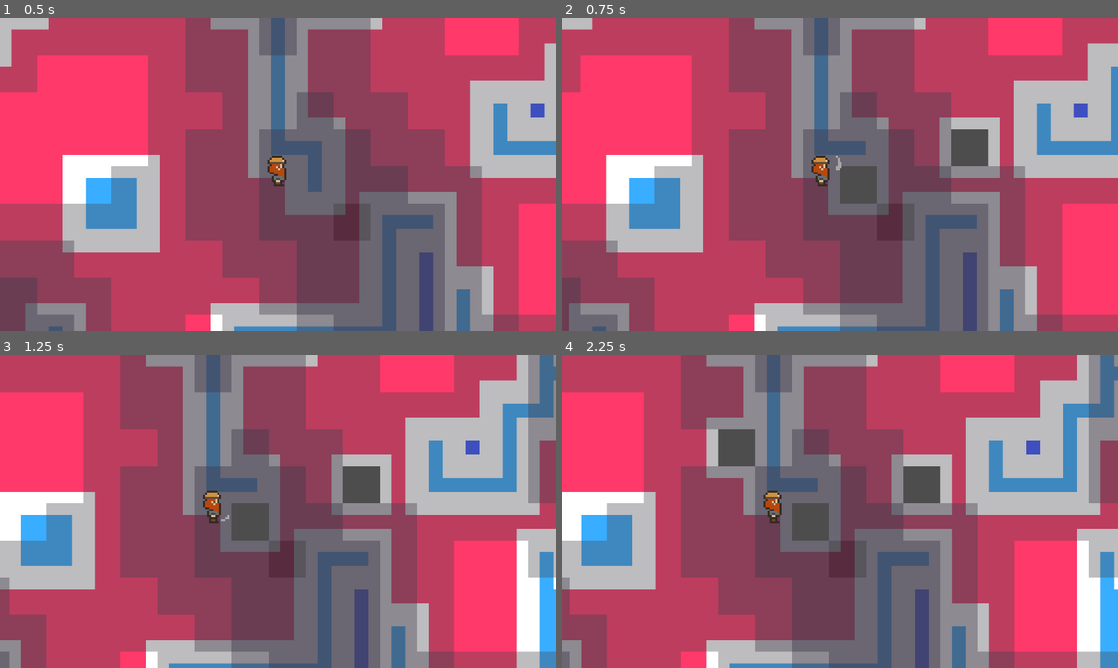
Above: before the commit, frames 1-4 (two rows, left to right).
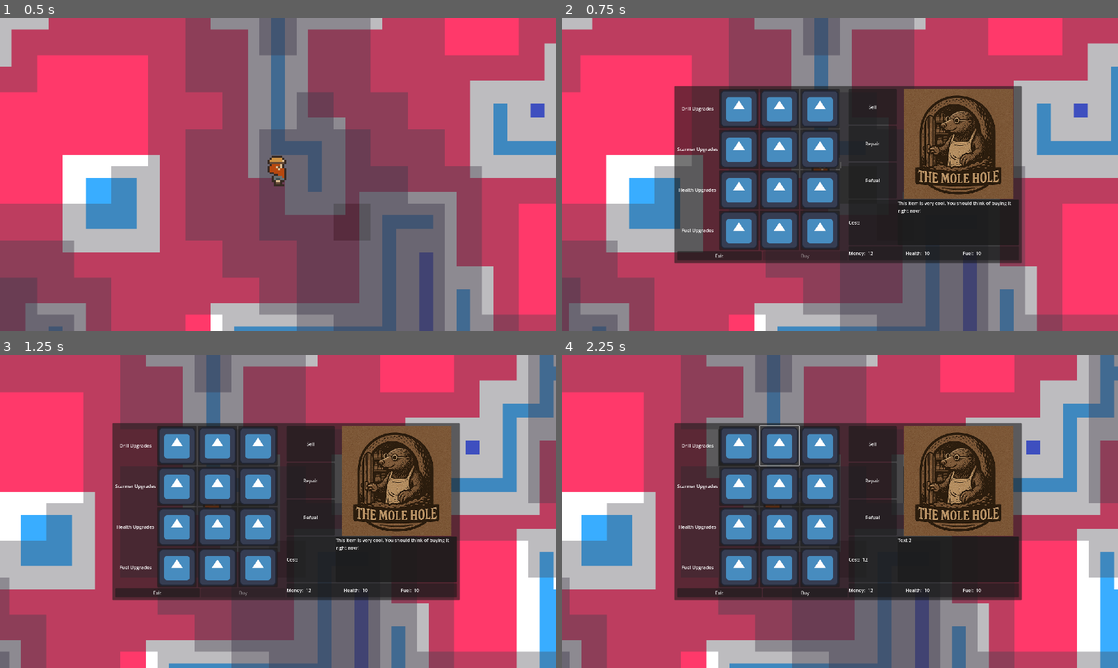
Above: after the commit, the same moments.

Repository: VileOar/ludum-dare-57
Game: Godot game, scene res://levels/main_level.tscn
Two runs of this game, one before a commit and one after it. Both use one fixed random seed, a clock stepped at 60 frames per second and the inputs below. The engine's default icon, where the game draws it, is replaced by a stand-in: a white triangle on a blue panel in a dark square.
Inputs (mouse positions are in pixels of both pictures, inside the frame that each line leads up to):
- Up to frame 1 (0.5 s): no input
- Up to frame 2 (0.75 s): move the mouse to (962, 158) at 0.52 s; hold D (MoveRight) from 0.53 s (still down); hold E (Interact, bound only after the commit) from 0.53 s (still down); click (962, 158) at 0.67 s
- Up to frame 3 (1.25 s): keep holding D (MoveRight); keep holding E (Interact, bound only after the commit)
- Up to frame 4 (2.25 s): release D (MoveRight) at 1.25 s; release E (Interact, bound only after the commit) at 1.25 s; click (739, 445) at 1.27 s; click (778, 445) at 2.02 s

Frame 1 is identical in both runs. In frame 2, 35% of the frame differs, in the area x 20-83%, y 21-79%; in frame 3, 35%; in frame 4, 35%.

Commit message:
Initial setup for health and fuel

Diff:
--- a/levels/main_level.tscn
+++ b/levels/main_level.tscn
@@ -1,7 +1,8 @@
-[gd_scene load_steps=3 format=3 uid="uid://btoglak145h8n"]
+[gd_scene load_steps=4 format=3 uid="uid://btoglak145h8n"]
 
 [ext_resource type="PackedScene" uid="uid://dca88eh6c0qrc" path="res://src/topscenes/world_maptiles.tscn" id="1_0vhbo"]
 [ext_resource type="PackedScene" uid="uid://c41k20yhtuteq" path="res://src/characters/player/player.tscn" id="2_0vhbo"]
+[ext_resource type="PackedScene" uid="uid://cs44endvqv7tw" path="res://src/gui/shop.tscn" id="3_ldao0"]
 
 [node name="MainLevel" type="Node2D"]
 
@@ -9,3 +10,8 @@
 
 [node name="Player" parent="." instance=ExtResource("2_0vhbo")]
 position = Vector2(960, 540)
+
+[node name="CanvasLayer" type="CanvasLayer" parent="."]
+
+[node name="Shop" parent="CanvasLayer" instance=ExtResource("3_ldao0")]
+visible = false
--- a/project.godot
+++ b/project.godot
@@ -53,6 +53,11 @@
 , Object(InputEventKey,"resource_local_to_scene":false,"resource_name":"","device":-1,"window_id":0,"alt_pressed":false …(186 unchanged characters)…
 ]
 }
+Interact={
+"deadzone": 0.2,
+"events": [Object(InputEventKey,"resource_local_to_scene":false,"resource_name":"","device":-1,"window_id":0,"alt_pressed":false,"shift_pressed":false,"ctrl_pressed":false,"meta_pressed":false,"pressed":false,"keycode":0,"physical_keycode":69,"key_label":0,"unicode":101,"location":0,"echo":false,"script":null)
+]
+}
 
 [rendering]
 
--- a/src/autoloads/Global.gd
+++ b/src/autoloads/Global.gd
@@ -3,9 +3,10 @@
 const CELL_SIZE = 128
 
 var rng: RandomNumberGenerator
+var max_health := 10
+var max_fuel := 10
 
 var _currency := 12
-
 var _current_upgrades = {}
 
 enum Upgrades {
@@ -26,6 +27,10 @@
 # Reference to the world map tiles scene
 var world_map_tiles: WorldMapTiles
 
+# Reference to the player scene
+var player_ref: Player
+
+
 func _ready() -> void:
 	randomize()
 	rng = RandomNumberGenerator.new()
--- a/src/autoloads/Signals.gd
+++ b/src/autoloads/Signals.gd
@@ -7,3 +7,6 @@
 
 @warning_ignore("unused_signal")
 signal currency_changed(value:int)
+
+@warning_ignore("unused_signal")
+signal change_shop_visibility(visible:bool)
--- a/src/characters/player/player.gd
+++ b/src/characters/player/player.gd
@@ -1,4 +1,5 @@
 extends CharacterBody2D
+class_name Player
 
 # Maximum move speed of the player
 const _MAX_MOVE_SPEED: float = 4 * Global.CELL_SIZE
@@ -14,8 +15,24 @@
 # Stores currently pressed movement inputs
 var _input_queue: = [null]
 
+var _health: int
+var _fuel: int
+
 @onready var _player_sprite: AnimatedSprite2D = $Sprite
 @onready var _mining_check_ray: RayCast2D = $MiningCheckRay
+
+
+func _ready() -> void:
+	Global.player_ref = self
+
+	_health = Global.max_health
+	_fuel = Global.max_fuel
+
+
+func _input(event):
+	if event.is_action_pressed("Interact"):
+		Signals.change_shop_visibility.emit(true)
+
 
 func _unhandled_input(_event: InputEvent) -> void:
 	_current_input = _get_input()
@@ -95,3 +112,17 @@
 			new_input.y = 1
 
 	return new_input
+
+
+func set_health(delta:int):
+	_health = max(_health + delta, 0)
+	#TODO: signal emit game over
+
+
+func set_fuel(delta:int):
+	_fuel = max(_fuel + delta, 0)
+
+
+## Returns current health (x) and fuel (y)
+func get_stats() -> Vector2:
+	return Vector2(_health, _fuel)
--- a/src/gui/shop.gd
+++ b/src/gui/shop.gd
@@ -4,47 +4,108 @@
 @onready var _cost_label: Label = %CostValue
 @onready var _buy_button: Button = %BuyButton
 @onready var _money_label: Label = %MoneyValue
+@onready var _health_label: Label = %HealthValue
+@onready var _fuel_label: Label = %FuelValue
 
 var _current_cost := 0
 var _current_upgrade_selected : Global.Upgrades
-var _current_btn : Button
+var _current_btn : Node
+
+var _upgrade_selected := false
+var _viable_action := false
 
 
 func _ready():
 	Signals.upgrade_selected.connect(_on_upgrade_selected)
 	Signals.currency_changed.connect(_set_money_label)
+	Signals.change_shop_visibility.connect(_toggle_visibility)
 
 	_set_money_label(Global.get_currency())
+	_set_health_label(Global.player_ref.get_stats().x)
+	_set_fuel_label(Global.player_ref.get_stats().y)
 
 
-func _on_upgrade_selected(type, cost, text, btn_ref):
-	_description_label.text = text
-	_cost_label.text = str(cost)
-
-	_current_cost = cost
-	_current_upgrade_selected = type
-	_current_btn = btn_ref
-
-	_refresh_buy_button_state()
-
-
-func _on_buy_button_pressed():
-	if _current_btn != null:
-		Global.add_upgrade(_current_upgrade_selected)
-		_current_btn.disabled = true;
-		Global.set_currency(-_current_cost)
-
-		_current_btn = null
-		_refresh_buy_button_state()
+func _toggle_visibility(value:bool):
+	visible = value
 
 
 func _set_money_label(new_value: int):
 	_money_label.text = str(new_value)
 
 
+func _set_health_label(new_value: int):
+	_health_label.text = str(new_value)
+
+
+func _set_fuel_label(new_value: int):
+	_fuel_label.text = str(new_value)
+
+
 func _refresh_buy_button_state():
-	if _current_btn == null:
-		_buy_button.disabled = true
-		return
+	if _viable_action:
+		_buy_button.disabled = !(Global.get_currency() >= _current_cost)
 	else:
-		_buy_button.disabled = !(Global.get_currency() >= _current_cost)
+		if _current_btn == null:
+			_buy_button.disabled = true
+			return
+		else:
+			_buy_button.disabled = !(Global.get_currency() >= _current_cost)
+
+
+func _manage_button_selection(cost, description):
+	_description_label.text = description
+	_cost_label.text = str(cost)
+
+	_current_cost = cost
+
+	_refresh_buy_button_state()
+
+
+# || --- Signals --- ||
+
+func _on_upgrade_selected(type, cost, text, btn_ref):
+	_manage_button_selection(cost, text)
+	_current_btn = btn_ref
+	_upgrade_selected = true
+	_viable_action = false
+	_current_upgrade_selected = type
+
+
+func _on_buy_button_pressed():
+	if _upgrade_selected:
+		Global.add_upgrade(_current_upgrade_selected)
+		if _current_btn != null:
+			_current_btn.disabled = true;
+			_current_btn = null
+
+	Global.set_currency(-_current_cost)
+	_refresh_buy_button_state()
+
+
+func _on_exit_button_pressed():
+	_toggle_visibility(false)
+
+
+# TODO: WIP
+func _on_refuel_button_pressed():
+	_manage_button_selection(1, "refuel")
+	_upgrade_selected = false
+	_current_btn = null
+	_viable_action = true
+	_refresh_buy_button_state()
+
+
+func _on_repair_button_pressed():
+	_manage_button_selection(2, "repair")
+	_upgrade_selected = false
+	_current_btn = null
+	_viable_action = true
+	_refresh_buy_button_state()
+
+
+func _on_sell_button_pressed():
+	_manage_button_selection(3, "sell")
+	_upgrade_selected = false
+	_viable_action = true
+	_current_btn = null
+	_refresh_buy_button_state()
--- a/src/gui/shop.tscn
+++ b/src/gui/shop.tscn
@@ -194,17 +194,17 @@
 size_flags_horizontal = 3
 size_flags_stretch_ratio = 0.4
 
-[node name="Button" type="Button" parent="PanelContainer/MarginContainer/HBoxContainer/VBoxContainer2/HBoxContainer/VBoxContainer"]
+[node name="SellButton" type="Button" parent="PanelContainer/MarginContainer/HBoxContainer/VBoxContainer2/HBoxContainer/VBoxContainer"]
 layout_mode = 2
 size_flags_vertical = 3
 text = "Sell"
 
-[node name="Button2" type="Button" parent="PanelContainer/MarginContainer/HBoxContainer/VBoxContainer2/HBoxContainer/VBoxContainer"]
+[node name="RepairButton" type="Button" parent="PanelContainer/MarginContainer/HBoxContainer/VBoxContainer2/HBoxContainer/VBoxContainer"]
 layout_mode = 2
 size_flags_vertical = 3
 text = "Repair"
 
-[node name="Button3" type="Button" parent="PanelContainer/MarginContainer/HBoxContainer/VBoxContainer2/HBoxContainer/VBoxContainer"]
+[node name="RefuelButton" type="Button" parent="PanelContainer/MarginContainer/HBoxContainer/VBoxContainer2/HBoxContainer/VBoxContainer"]
 layout_mode = 2
 size_flags_vertical = 3
 text = "Refuel
@@ -280,6 +280,7 @@
 text = "Health: "
 
 [node name="HealthValue" type="Label" parent="PanelContainer/MarginContainer/HBoxContainer/VBoxContainer2/PanelContainer2/HBoxContainer2/HBoxContainer2"]
+unique_name_in_owner = true
 layout_mode = 2
 
 [node name="HBoxContainer3" type="HBoxContainer" parent="PanelContainer/MarginContainer/HBoxContainer/VBoxContainer2/PanelContainer2/HBoxContainer2"]
@@ -291,6 +292,11 @@
 text = "Fuel: "
 
 [node name="FuelValue" type="Label" parent="PanelContainer/MarginContainer/HBoxContainer/VBoxContainer2/PanelContainer2/HBoxContainer2/HBoxContainer3"]
-layout_mode = 2
-
+unique_name_in_owner = true
+layout_mode = 2
+
+[connection signal="pressed" from="PanelContainer/MarginContainer/HBoxContainer/VBoxContainer/HBoxContainer5/ExitButton" to="." method="_on_exit_button_pressed"]
 [connection signal="pressed" from="PanelContainer/MarginContainer/HBoxContainer/VBoxContainer/HBoxContainer5/BuyButton" to="." method="_on_buy_button_pressed"]
+[connection signal="pressed" from="PanelContainer/MarginContainer/HBoxContainer/VBoxContainer2/HBoxContainer/VBoxContainer/SellButton" to="." method="_on_sell_button_pressed"]
+[connection signal="pressed" from="PanelContainer/MarginContainer/HBoxContainer/VBoxContainer2/HBoxContainer/VBoxContainer/RepairButton" to="." method="_on_repair_button_pressed"]
+[connection signal="pressed" from="PanelContainer/MarginContainer/HBoxContainer/VBoxContainer2/HBoxContainer/VBoxContainer/RefuelButton" to="." method="_on_refuel_button_pressed"]
